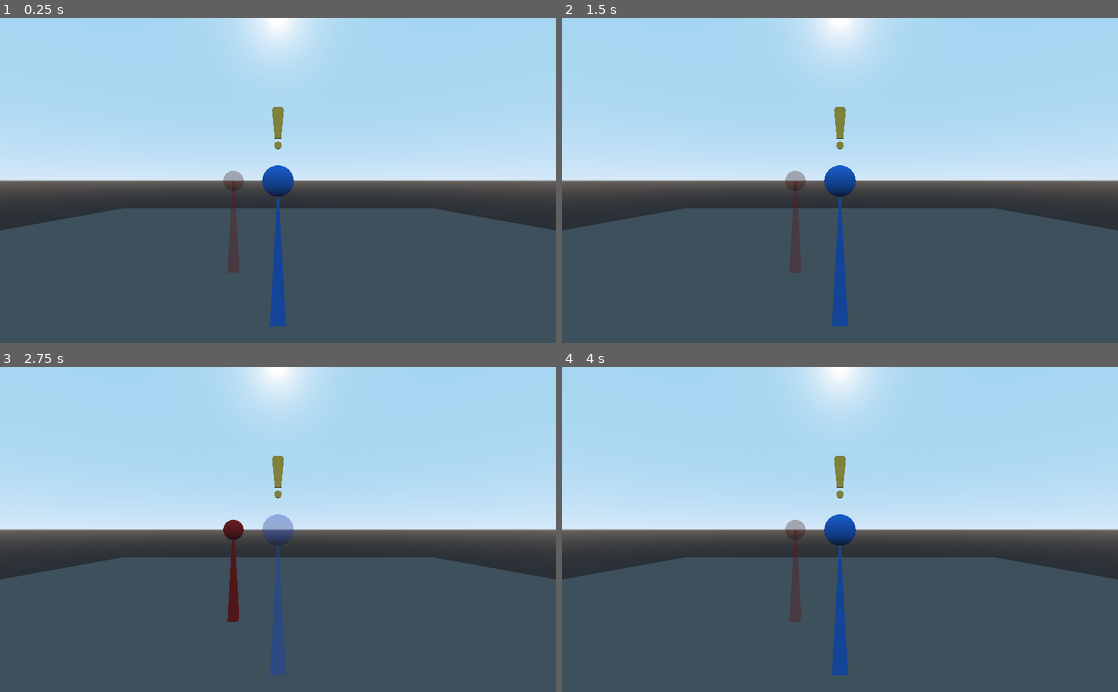
Above: before the commit, frames 1-4 (two rows, left to right).
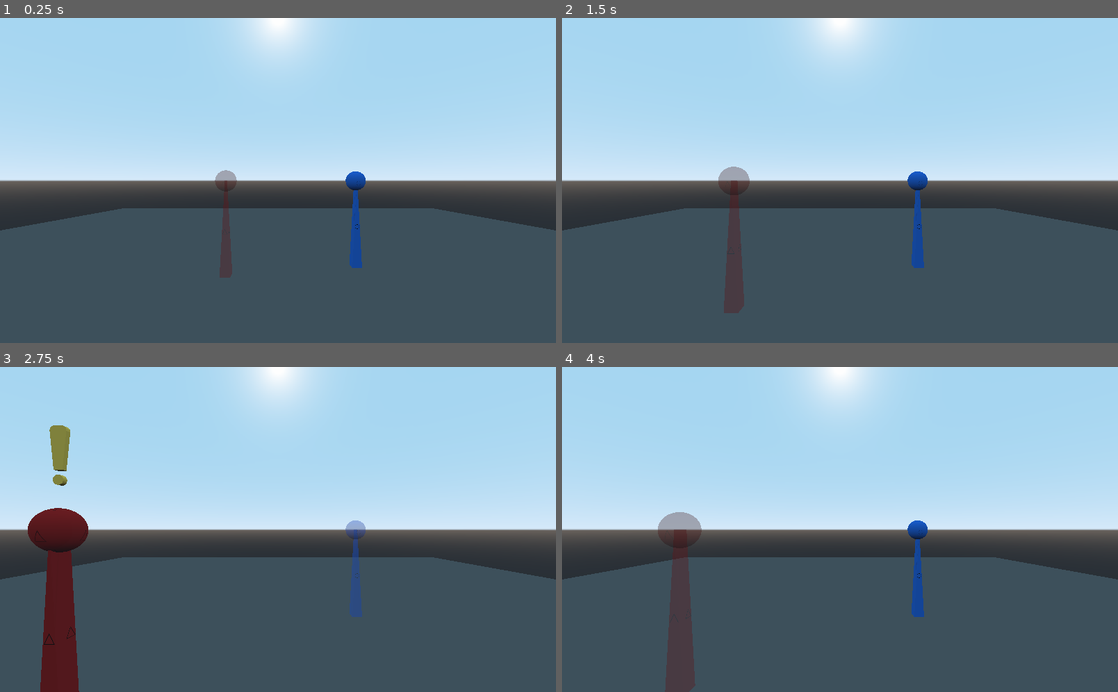
Above: after the commit, the same moments.

Repository: Cammymoop/LudumDare51
Game: Godot game, scene res://scenes/devnull/TestWorld.tscn
The game is run twice, just before and just after one commit, with the same random seed, the same clock (stepped at 60 frames per second) and the same inputs. The project has no main scene, so this scene is started directly.
Inputs:
- Up to frame 1 (0.25 s): no input
- Up to frame 2 (1.5 s): no input
- Up to frame 3 (2.75 s): no input
- Up to frame 4 (4 s): no input

The runs differ from the first frame. In frame 1, 2.5% of the frame differs, in the area x 38-66%, y 27-95%; in frame 2, 3.4%; in frame 3, 6.3%, in the area x 5-66%, y 17-100%; in frame 4, 4.5%.

Commit message:
ugly test texture for enemy and enemy movement

Diff:
--- a/assets/textures/TeamBlueActive.tres
+++ b/assets/textures/TeamBlueActive.tres
@@ -1,6 +1,12 @@
-[gd_resource type="SpatialMaterial" format=2]
+[gd_resource type="SpatialMaterial" load_steps=2 format=2]
+
+[ext_resource path="res://assets/textures/TeamBlue.png" type="Texture" id=1]
 
 [resource]
 flags_transparent = true
 albedo_color = Color( 0.133333, 0.431373, 0.85098, 1 )
+albedo_texture = ExtResource( 1 )
+uv1_scale = Vector3( 10, 10, 10 )
+uv1_offset = Vector3( 0.5, 0, 0 )
 uv1_triplanar = true
+uv1_triplanar_sharpness = 0.392293
--- a/assets/textures/TeamBlueInctive.tres
+++ b/assets/textures/TeamBlueInctive.tres
@@ -1,6 +1,11 @@
-[gd_resource type="SpatialMaterial" format=2]
+[gd_resource type="SpatialMaterial" load_steps=2 format=2]
+
+[ext_resource path="res://assets/textures/TeamBlue.png" type="Texture" id=1]
 
 [resource]
 flags_transparent = true
 albedo_color = Color( 0.133333, 0.431373, 0.85098, 0.537255 )
+albedo_texture = ExtResource( 1 )
+uv1_scale = Vector3( 10, 10, 10 )
+uv1_offset = Vector3( 0.5, 0, 0 )
 uv1_triplanar = true
--- a/assets/textures/TeamRedActive.tres
+++ b/assets/textures/TeamRedActive.tres
@@ -1,4 +1,10 @@
-[gd_resource type="SpatialMaterial" format=2]
+[gd_resource type="SpatialMaterial" load_steps=2 format=2]
+
+[ext_resource path="res://assets/textures/TeamRed.png" type="Texture" id=1]
 
 [resource]
 albedo_color = Color( 0.639216, 0.101961, 0.101961, 1 )
+albedo_texture = ExtResource( 1 )
+uv1_scale = Vector3( 10, 10, 10 )
+uv1_offset = Vector3( 0.5, 0, 0 )
+uv1_triplanar = true
--- a/assets/textures/TeamRedInactive.tres
+++ b/assets/textures/TeamRedInactive.tres
@@ -1,5 +1,11 @@
-[gd_resource type="SpatialMaterial" format=2]
+[gd_resource type="SpatialMaterial" load_steps=2 format=2]
+
+[ext_resource path="res://assets/textures/TeamRed.png" type="Texture" id=1]
 
 [resource]
 flags_transparent = true
 albedo_color = Color( 0.639216, 0.101961, 0.101961, 0.537255 )
+albedo_texture = ExtResource( 1 )
+uv1_scale = Vector3( 10, 10, 10 )
+uv1_offset = Vector3( 0.5, 0, 0 )
+uv1_triplanar = true
--- a/scenes/devnull/Enemy.tscn
+++ b/scenes/devnull/Enemy.tscn
@@ -1,8 +1,9 @@
-[gd_scene load_steps=7 format=2]
+[gd_scene load_steps=8 format=2]
 
 [ext_resource path="res://scripts/devnull/Enemy.gd" type="Script" id=1]
 [ext_resource path="res://assets/textures/TeamRedInactive.tres" type="Material" id=2]
 [ext_resource path="res://assets/models/exl_mark.tscn" type="PackedScene" id=3]
+[ext_resource path="res://assets/textures/TeamRedActive.tres" type="Material" id=4]
 
 [sub_resource type="BoxShape" id=4]
 extents = Vector3( 0.3, 1, 0.2 )
@@ -30,11 +31,12 @@
 transform = Transform( 1, 0, 0, 0, 1, 0, 0, 0, 1, 0, 1.7929, 0 )
 material_override = ExtResource( 2 )
 mesh = SubResource( 5 )
+material/0 = ExtResource( 4 )
 
 [node name="Body" type="MeshInstance" parent="."]
 transform = Transform( 1, 0, 0, 0, 1, 0, 0, 0, 1, 0, 0.9, 0 )
 mesh = SubResource( 6 )
-material/0 = ExtResource( 2 )
+material/0 = ExtResource( 4 )
 
 [node name="PlayerFinder" type="RayCast" parent="."]
 transform = Transform( 1, 0, 0, 0, 1, 0, 0, 0, 1, 0, 1.18909, 0 )
--- a/scenes/devnull/TestWorld.tscn
+++ b/scenes/devnull/TestWorld.tscn
@@ -40,11 +40,13 @@
 shape = SubResource( 4 )
 
 [node name="Enemy" parent="." instance=ExtResource( 1 )]
+transform = Transform( 1, 0, 0, 0, 1, 0, 0, 0, 1, 1.62717, 0, 0.305793 )
 
 [node name="Enemy2" parent="." instance=ExtResource( 1 )]
 transform = Transform( 1, 0, 0, 0, 1, 0, 0, 0, 1, -0.886173, 0, 0.546693 )
 team = 1
 start_inactive = true
+path = NodePath("../Enemy2_Waypoints")
 
 [node name="Clock" type="Node" parent="."]
 script = ExtResource( 2 )
@@ -54,4 +56,12 @@
 wait_time = 2.0
 autostart = true
 
+[node name="Enemy2_Waypoints" type="Spatial" parent="."]
+
+[node name="WP1" type="Position3D" parent="Enemy2_Waypoints"]
+transform = Transform( 1, 0, 0, 0, 1, 0, 0, 0, 1, -0.886, 0, 0.547 )
+
+[node name="WP2" type="Position3D" parent="Enemy2_Waypoints"]
+transform = Transform( 1, 0, 0, 0, 1, 0, 0, 0, 1, -2.3967, 0, 4.04827 )
+
 [connection signal="timeout" from="Clock/Timer" to="Clock" method="_on_Timer_timeout"]
--- a/scripts/devnull/Enemy.gd
+++ b/scripts/devnull/Enemy.gd
@@ -4,16 +4,21 @@
 # This could be global
 enum Team { Blue, Red }
 
+const waypoint_distance_squared = 0.5
+const movement_speed = 1
+
 # Enemy configuration options
 export(Team) var team = Team.Blue
 export(bool) var shoot = false
 export(bool) var start_inactive = false
+export(NodePath) var path 					# If given use every child of the node as waypoints to move to in order
 
 onready var head = $Head
 onready var body = $Body
 onready var player_finder = $PlayerFinder
 onready var player_in_sight = $PlayerInSightMark
 
+# One "Player" node needs to exist in level scene
 onready var player_node = get_node("%Player")
 
 onready var blue_active_mat = load("res://assets/textures/TeamBlueActive.tres")
@@ -24,15 +29,24 @@
 var active = true
 var see_player = false
 
+# Internal waypoint state. Only uised when a "path" node path is set
+var current_target: Spatial
+var current_target_index = 0
+
 # Called when the node enters the scene tree for the first time.
 func _ready():
 	active = !start_inactive
+
+	if path != "":
+		var path_node = get_node(path)
+		current_target = path_node.get_child(current_target_index)
 	update_materials()
 
 # Called by Scene/Clock every interval
 func clock_tick():
 	active = !active
 	update_materials()
+	update_player_target_state()
 
 # Update materials
 func update_materials():
@@ -51,12 +65,33 @@
 			head.material_override = red_inactive_mat
 			body.material_override = red_inactive_mat
 
-func _physics_process(_delta):
+func update_player_target_state():
+	if active and see_player:
+		player_in_sight.visible = true
+	else:
+		player_in_sight.visible = false
+
+func update_movement(delta):
+	if !current_target:
+		return
+
+	if global_transform.origin.distance_squared_to(current_target.global_transform.origin) < waypoint_distance_squared:
+		current_target_index = current_target_index + 1
+		var path_node = get_node(path)
+		if path_node.get_child_count() <= current_target_index:
+			current_target_index = 0
+		current_target = path_node.get_child(current_target_index)
+
+	var target_vector = current_target.global_transform.origin - global_transform.origin
+	move_and_collide(target_vector.normalized() * delta * movement_speed)
+
+func _physics_process(delta):
 	player_finder.look_at(player_node.global_transform.origin, Vector3.UP)
 	var finder_result = player_finder.get_collider()
 	if finder_result and finder_result.name == "Player":
 		see_player = true
-		player_in_sight.visible = true
 	else:
 		see_player = false
-		player_in_sight.visible = false
+
+	update_player_target_state()
+	update_movement(delta)
Binary file added: assets/textures/TeamBlue.png
Binary file added: assets/textures/TeamRed.png
